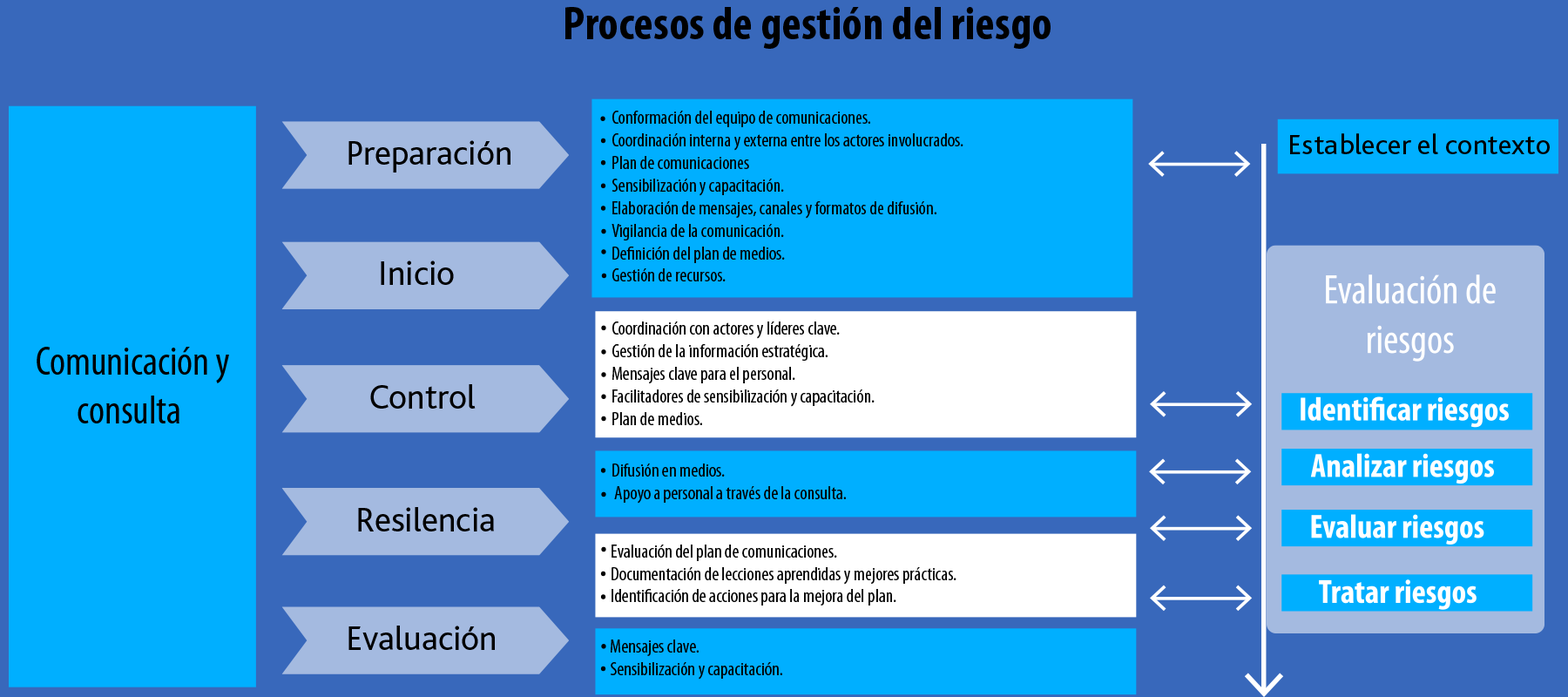
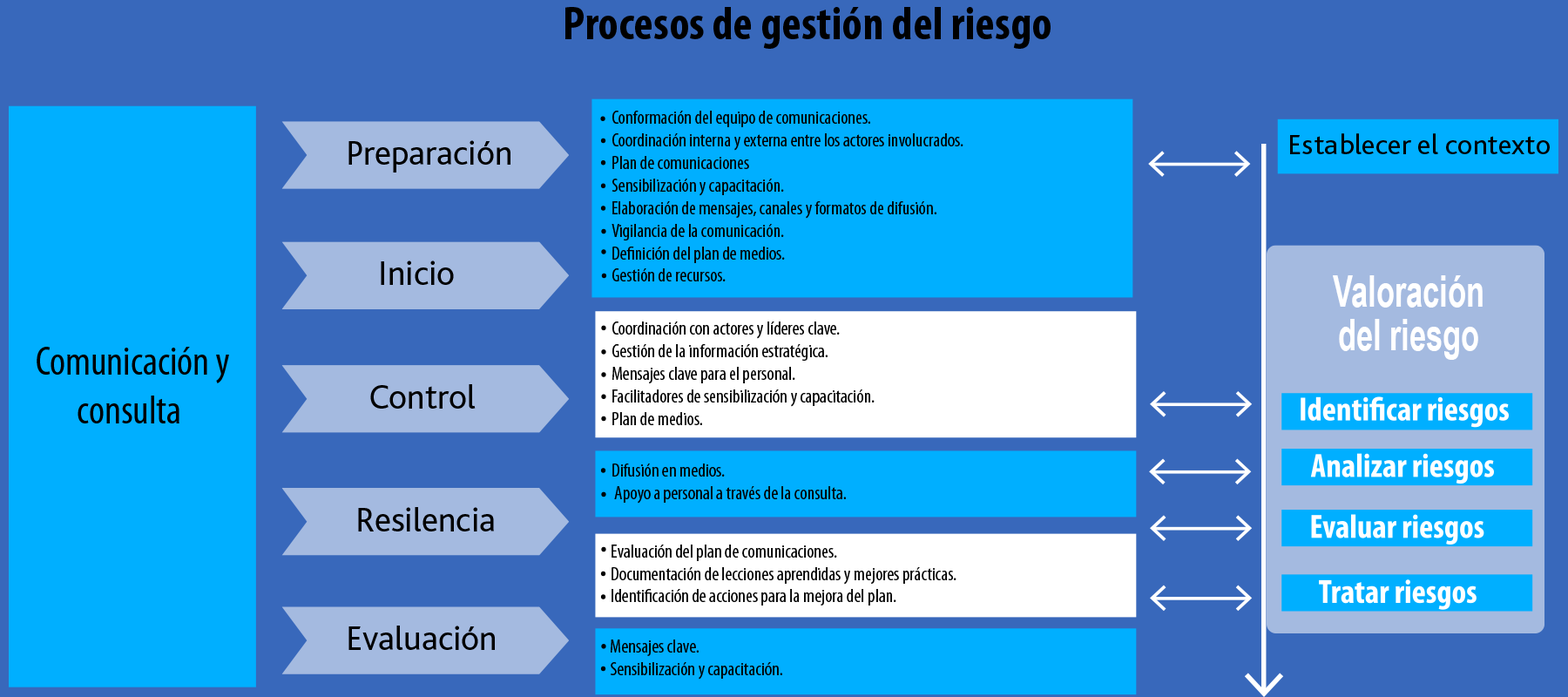
Comparing the layer stacks of the two 1568 × 697 images. Changes:
added layer "Valoración del riesgo" above "Rectángulo 1" over [1332, 275, 1483, 360]
added layer "Rectángulo 1" above "Capa 2" over [1325, 274, 1496, 362]
